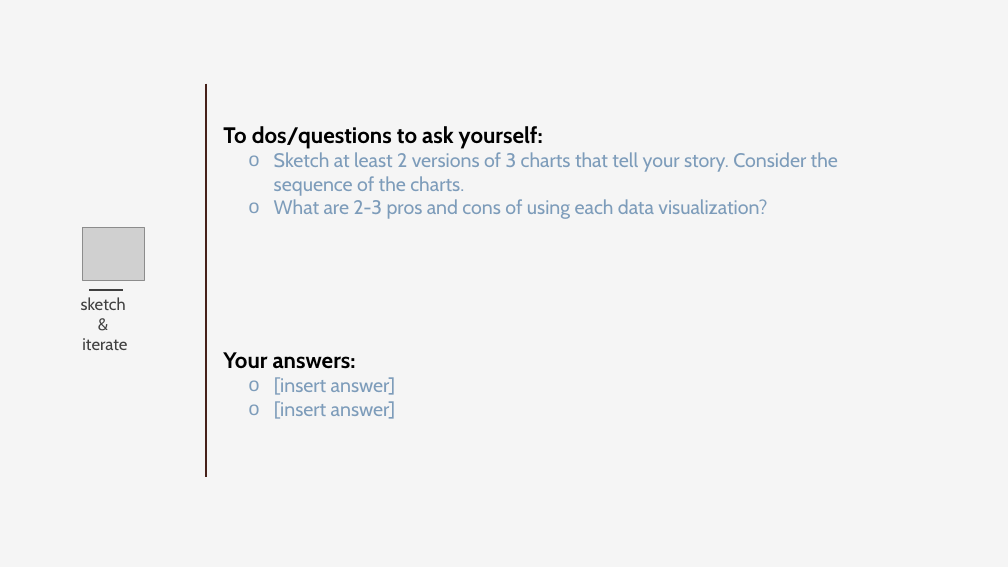
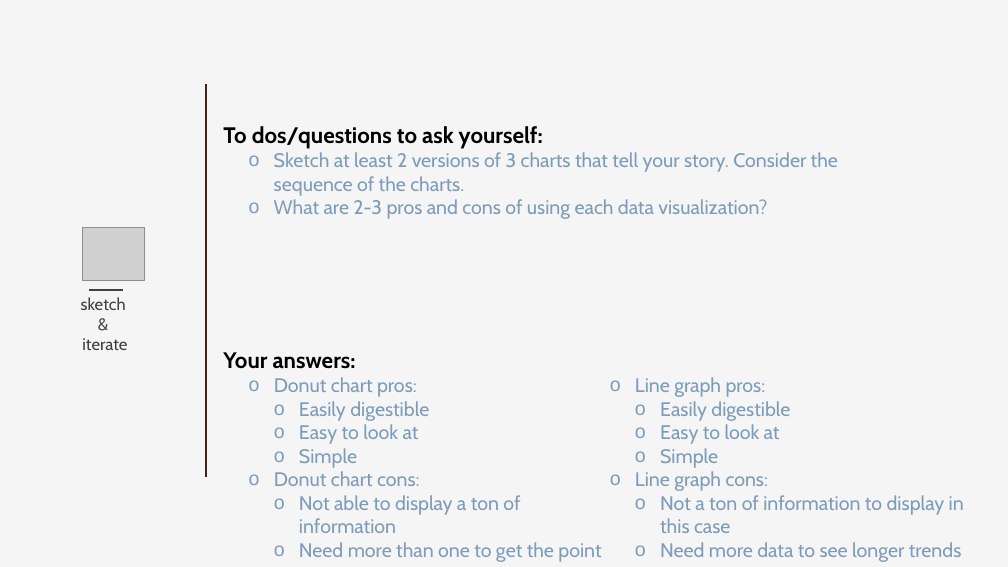
Before and after one commit to samswain2/MSiA-WQ, a slide deck: slide 6 of MSiA 411/hw05/MSiA_Assignment 4_handout.pptx. Drawn at 1008x567 pixels with LibreOffice and Linux fonts; fonts in the diff are those of the drawing; grey boxes stand for pictures. Boxes give left, top, right and bottom in pixels: in the first picture for what was removed or moved away, otherwise in the second. Text is boxed around its words. In the diff, an @@ line names an element or a change of style, - is before the commit and + after.

Commit message:
Finished Data Mining hw02

```diff
--- a/MSiA 411/hw05/MSiA_Assignment 4_handout.pptx
+++ b/MSiA 411/hw05/MSiA_Assignment 4_handout.pptx
@@ text at box(274, 377, 601, 562): text changed @@
-  o [insert answer]
-  o [insert answer]
+  o Donut chart pros:
+    o Easily digestible
+    o Easy to look at
+    o Simple
+  o Donut chart cons:
+    o Not able to display a ton of information
+    o Need more than one to get the point
@@ text added at box(635, 377, 964, 562), 28 pt, text #7D9CBA @@
+  o Line graph pros:
+    o Easily digestible
+    o Easy to look at
+    o Simple
+  o Line graph cons:
+    o Not a ton of information to display in this case
+    o Need more data to see longer trends
```
Also in this commit, not shown: 6 other slides changed, 11 other files.
